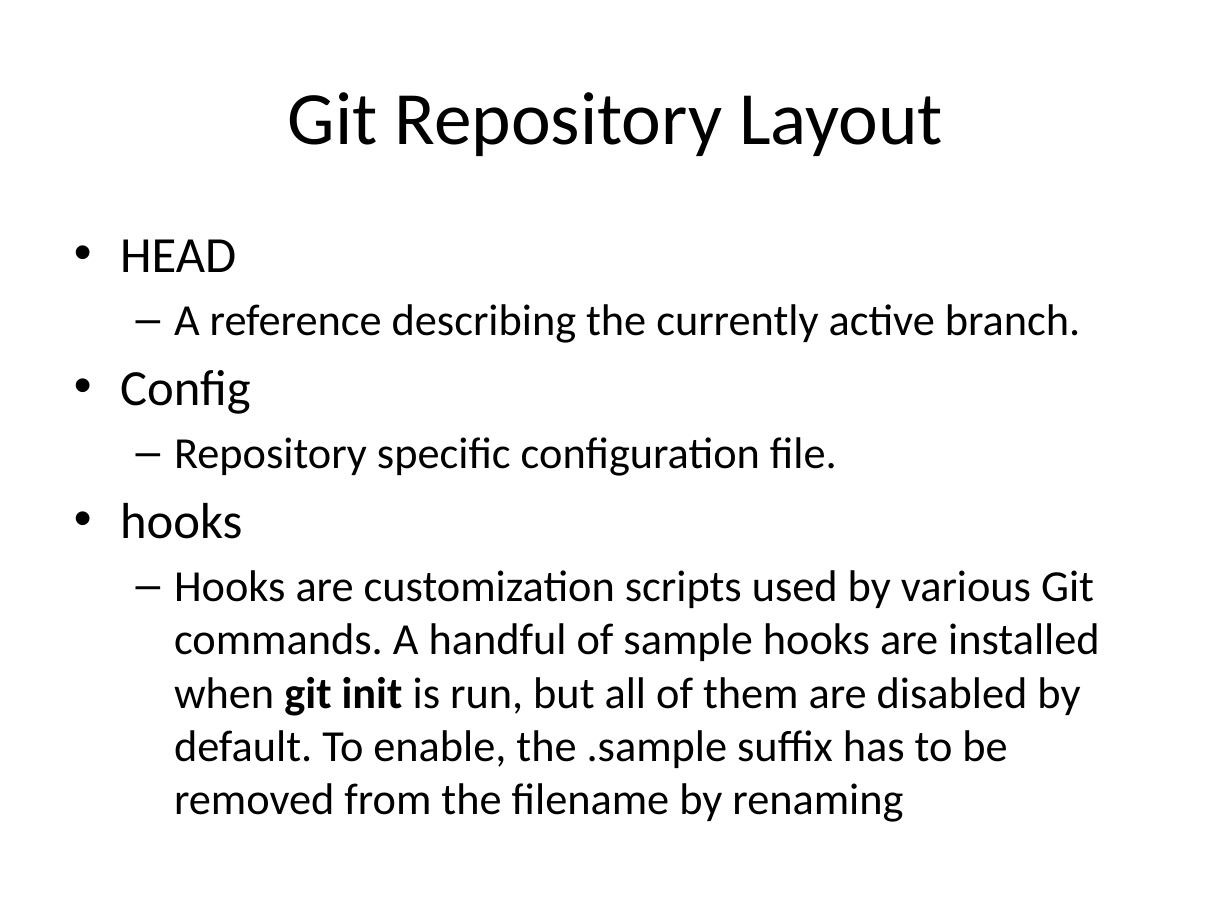
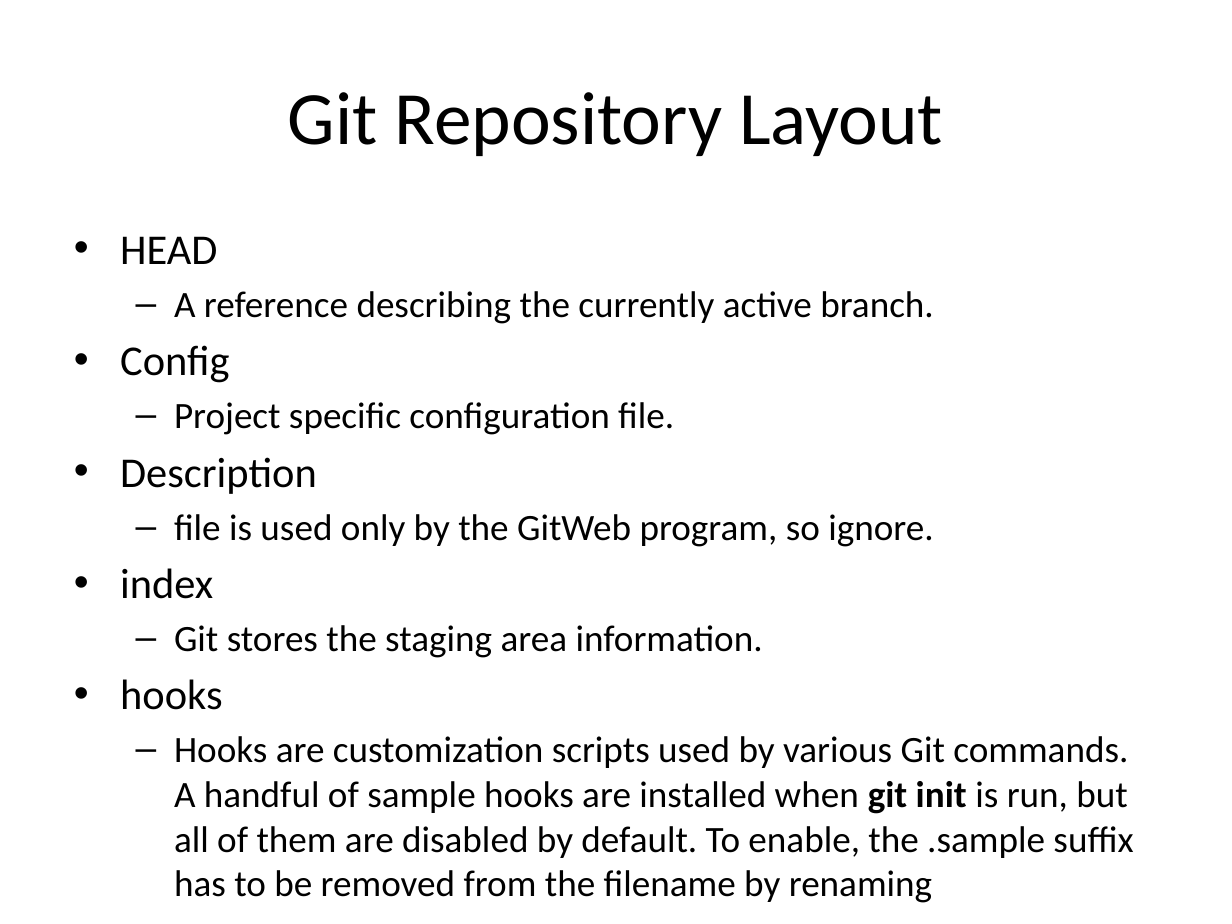
Before and after one commit to jigarmehta1999/Udemy-Git-Recordings, a slide deck: slide 3 of 8-Git Repository Layout.pptx. Drawn at 1232x924 pixels with LibreOffice and Linux fonts; fonts in the diff are those of the drawing. Boxes give left, top, right and bottom in pixels: in the first picture for what was removed or moved away, otherwise in the second. Text is boxed around its words. In the diff, an @@ line names an element or a change of style, - is before the commit and + after.

```diff
--- a/8-Git Repository Layout.pptx
+++ b/8-Git Repository Layout.pptx
@@ text at box(120, 236, 1133, 903): size 29.6 to 24.8 pt in "HEAD", "Config", "hooks"; size 25.9 to 21.7 pt in "A reference describing the currently active branch.", "Hooks are customization scripts used by various ..." @@
@@ text at box(120, 402, 933, 658): text changed; size 25.9 to 21.7 pt @@
-  – Repository specific configuration file.
+  – Project specific configuration file.
+• Description
+  – file is used only by the GitWeb program, so ignore.
+• index
+  – Git stores the staging area information.
```
Also in this commit, not shown: 3 other slides changed, 3 other files.
